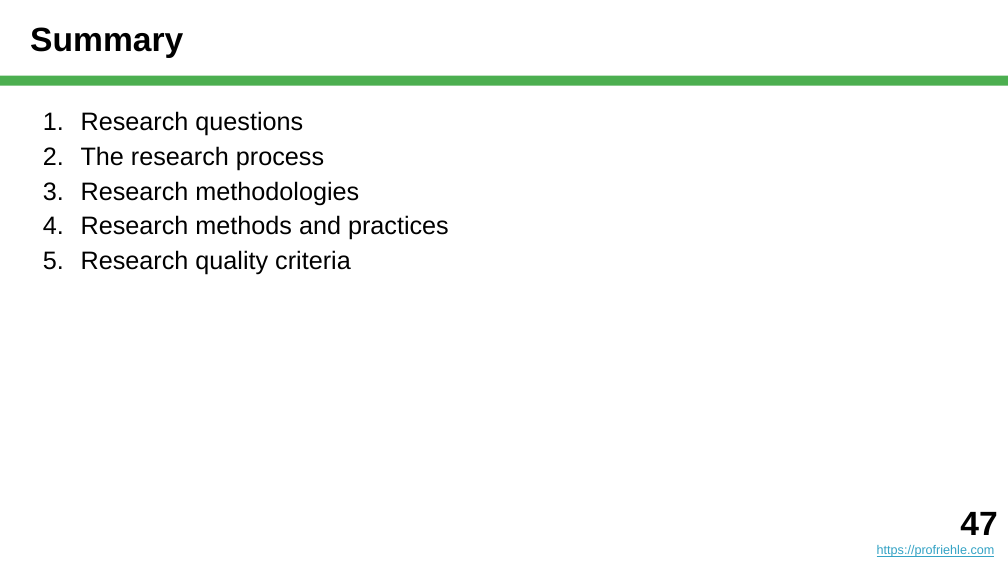
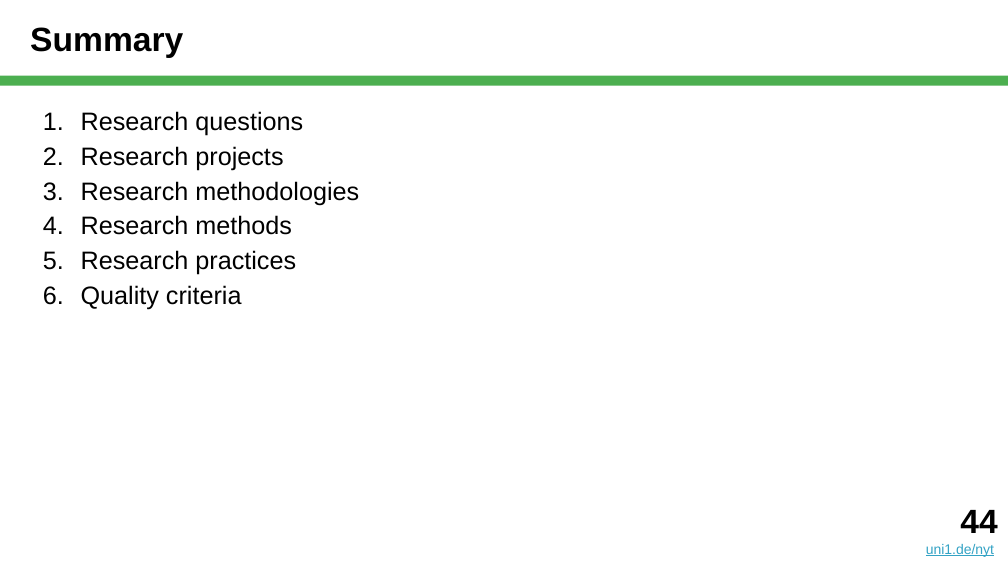
Before and after one commit to dirkriehle/nyt-course, a slide deck: slide 44 of Lecture slides/NYT B02 - Scientific Research.pptx (slide 47 before the commit). Drawn at 1008x567 pixels with LibreOffice and Linux fonts; fonts in the diff are those of the drawing. Boxes give left, top, right and bottom in pixels: in the first picture for what was removed or moved away, otherwise in the second. Text is boxed around its words. In the diff, an @@ line names an element or a change of style, - is before the commit and + after.

Commit message:
After B02 - Scientific Research

```diff
--- a/Lecture slides/NYT B02 - Scientific Research.pptx
+++ b/Lecture slides/NYT B02 - Scientific Research.pptx
@@ text at <box>81,146,283,170</box>: text changed @@
-2. The research process
+2. Research projects
@@ text at <box>81,215,296,310</box>: text changed @@
-4. Research methods and practices
-5. Research quality criteria
+4. Research methods
+5. Research practices
+6. Quality criteria
@@ text removed at <box>877,512,997,557</box> @@
-47
-https://profriehle.com
@@ text added at <box>926,510,997,557</box>, 10 pt, text #34A3C5, underline @@
+44
+uni1.de/nyt
```
Also in this commit, not shown: 39 other slides changed, 2 slides added, 5 slides removed, 5 other files.
